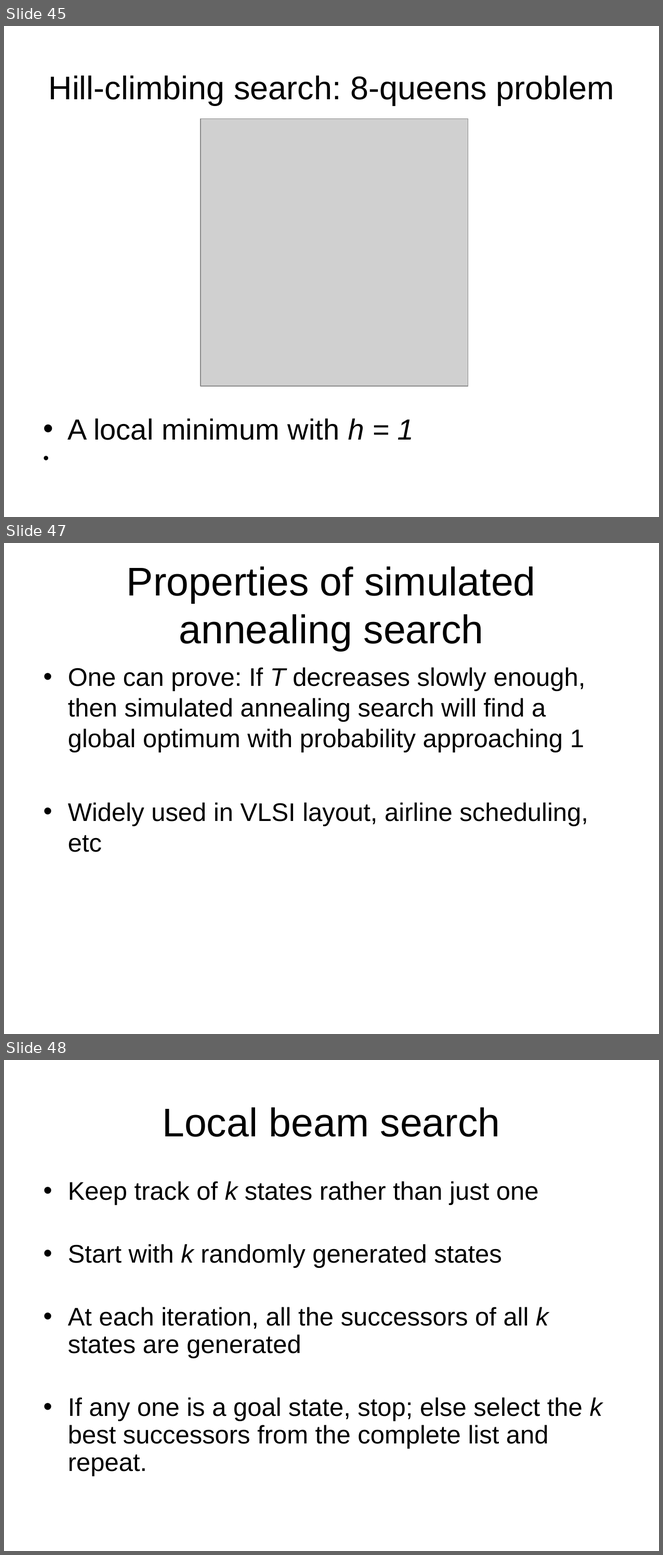
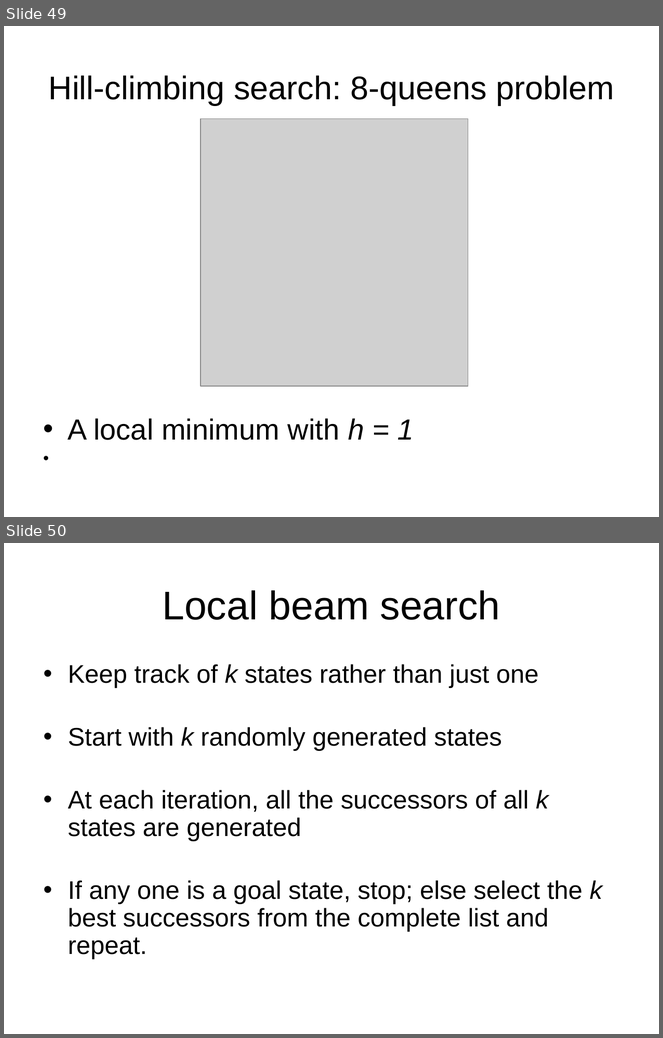
Before and after one commit to Rafi-afridi/Artificial_intelligence, a slide deck: Book slides/m4-heuristics.ppt. Shown one above the other, each under a label of ours: slides 45, 47 and 48 before the commit, slides 49 and 50 after it; the slides between them are not shown. The pictures are 663x1555 and 663x1038 pixels, drawn with LibreOffice and Linux fonts; fonts in the diff are those of the drawing; grey boxes stand for pictures. Boxes give left, top, right and bottom in pixels: in the first picture for what was removed or moved away, otherwise in the second. Text is boxed around its words. In the diff, an @@ line names an element or a change of style, - is before the commit and + after.

```diff
--- a/Book slides/m4-heuristics.ppt
+++ b/Book slides/m4-heuristics.ppt
@@ slide 47 removed at (4,543,659,1034), background #FFFFFF @@
@@ title removed at (127,566,535,651) @@
-Properties of simulated annealing search
@@ text removed at (68,667,588,852) @@
-• One can prove: If T decreases slowly enough, then simulated annealing search will find a global optimum with probability approaching 1
-• Widely used in VLSI layout, airline scheduling, etc
@@ what was slide 45 is now slide 49 @@
@@ what was slide 48 is now slide 50 @@
```
Also in this commit, not shown: 4 slides added, 1 other slide removed, 6 other files.
